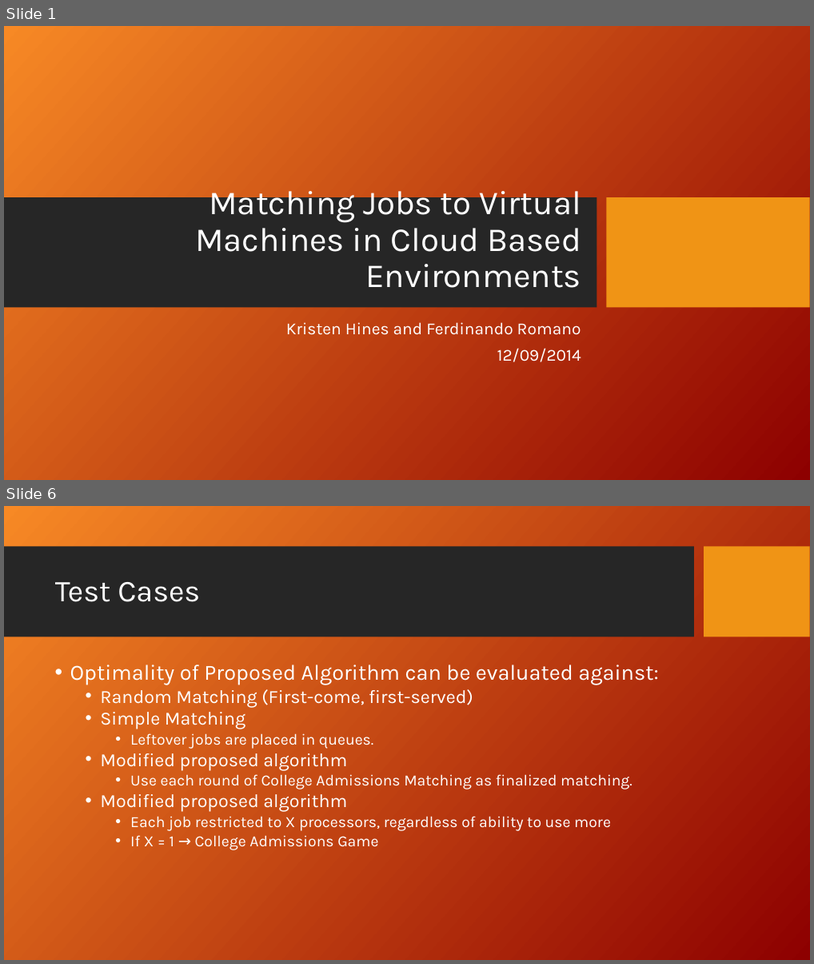
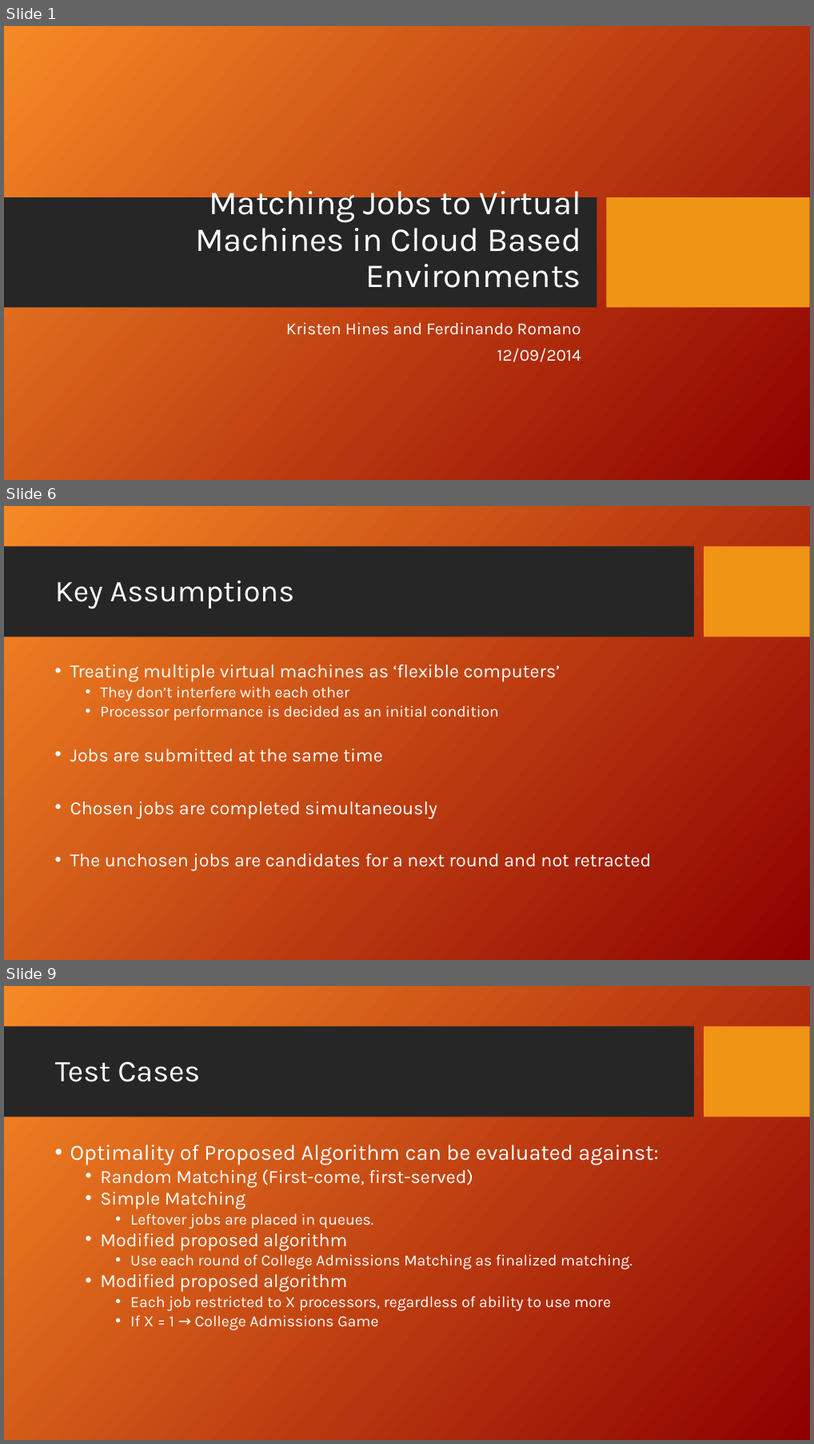
Before and after one commit to fmromano/GameTheoryProject, a slide deck: Paper/MatchingJobsPresentation_KH_FR.ppt. Shown one above the other, each under a label of ours: slides 1 and 6 before the commit, slides 1, 6 and 9 after it; the slides between them are not shown. The pictures are 814x964 and 814x1444 pixels, drawn with LibreOffice and Linux fonts; fonts in the diff are those of the drawing; background and template pictures are left out. Boxes give left, top, right and bottom in pixels: in the first picture for what was removed or moved away, otherwise in the second. Text is boxed around its words. In the diff, an @@ line names an element or a change of style, - is before the commit and + after.

```diff
--- a/Paper/MatchingJobsPresentation_KH_FR.ppt
+++ b/Paper/MatchingJobsPresentation_KH_FR.ppt
@@ slide 6 added at (4, 506, 810, 960), background picture (left out); not listed: 2 template elements that a slide beside it also shows @@
@@ title added at (55, 580, 294, 608), 36 pt, text #FFFFFF @@
+Key Assumptions
@@ text added at (70, 664, 652, 871), 22.2 pt, text #FFFFFF @@
+• Treating multiple virtual machines as ‘flexible computers’
+  • They don’t interfere with each other
+  • Processor performance is decided as an initial condition
+• Jobs are submitted at the same time
+• Chosen jobs are completed simultaneously
+• The unchosen jobs are candidates for a next round and not retracted
@@ what was slide 6 is now slide 9 @@
```
Also in this commit, not shown: 5 slides changed, 3 other slides added, 1 slide removed, 1 other file.
